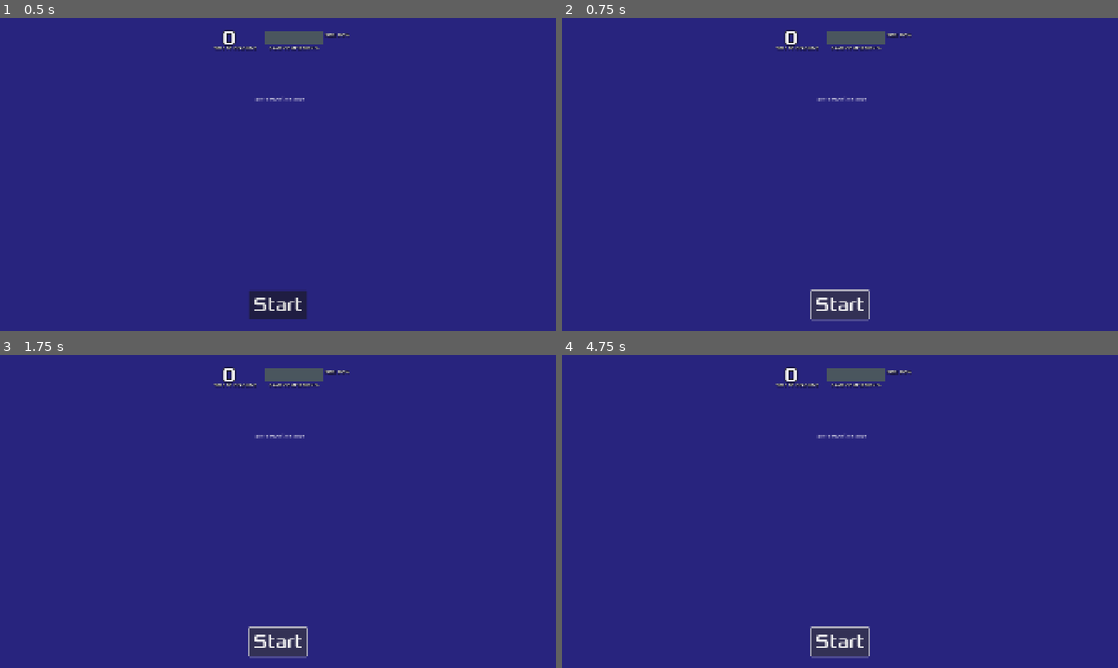
Above: before the commit, frames 1-4 (two rows, left to right).
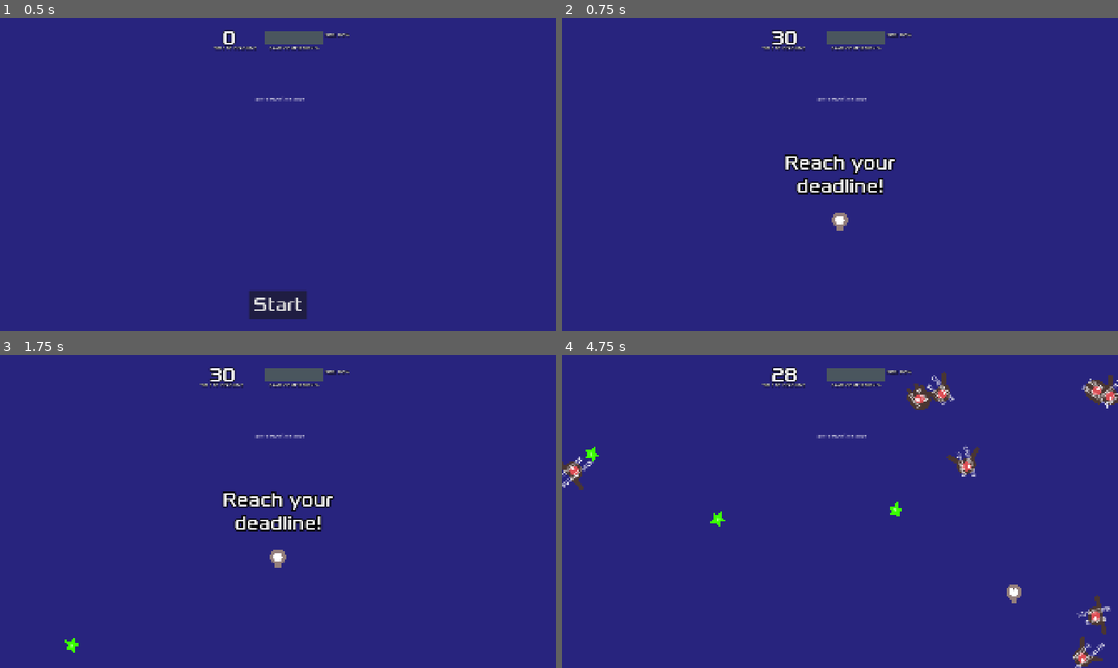
Above: after the commit, the same moments.

Repository: jorj-cedar/scope-creep
Game: Godot game, scene res://scenes/main.tscn
Two runs of this game, one before a commit and one after it. Both use one fixed random seed, a clock stepped at 60 frames per second and the inputs below.
Inputs (mouse positions are in pixels of both pictures, inside the frame that each line leads up to):
- Up to frame 1 (0.5 s): no input
- Up to frame 2 (0.75 s): click "Start" at 0.5 s
- Up to frame 3 (1.75 s): click (278, 642) at 1.25 s, where only the run before the commit has a clickable "Start"
- Up to frame 4 (4.75 s): tap Enter (start_game) at 2, 2.1, 2.85, 3.6, 4.35 s; hold Right (move_right) 2.03-2.78 s; hold Down (move_down) 2.78-3.53 s; hold Right (move_right) 3.53-4.28 s; hold Up (move_up) from 4.28 s (still down)

Frame 1 is identical in both runs. In frame 2, 2.9% of the frame differs, in the area x 35-61%, y 3-97%; in frame 3, 3.0%; in frame 4, 3.6%, in the area x 0-100%, y 3-100%.

Commit message:
hud script fix
reattached the correct hud script

Diff:
--- a/scenes/hud.tscn
+++ b/scenes/hud.tscn
@@ -1,21 +1,8 @@
 [gd_scene load_steps=11 format=3 uid="uid://c5jcni6ttls2w"]
 
+[ext_resource type="Script" uid="uid://vqd3ytbwbgdn" path="res://scripts/hud.gd" id="1_5ysmq"]
 [ext_resource type="FontFile" uid="uid://cfw10xmyoyr4d" path="res://fonts/Xolonium-Regular.ttf" id="1_37p78"]
 [ext_resource type="Script" uid="uid://b2rbek3jdm0iv" path="res://scripts/progress_bar.gd" id="3_8sq4i"]
-
-[sub_resource type="GDScript" id="GDScript_oo0fn"]
-script/source = "extends CanvasLayer
-
-
-# Called when the node enters the scene tree for the first time.
-func _ready() -> void:
-	pass # Replace with function body.
-
-
-# Called every frame. 'delta' is the elapsed time since the previous frame.
-func _process(delta: float) -> void:
-	pass
-"
 
 [sub_resource type="InputEventAction" id="InputEventAction_64ctp"]
 action = &"start_game"
@@ -65,7 +52,7 @@
 }
 
 [node name="HUD" type="CanvasLayer"]
-script = SubResource("GDScript_oo0fn")
+script = ExtResource("1_5ysmq")
 
 [node name="ScoreLabel" type="Label" parent="."]
 anchors_preset = 1
